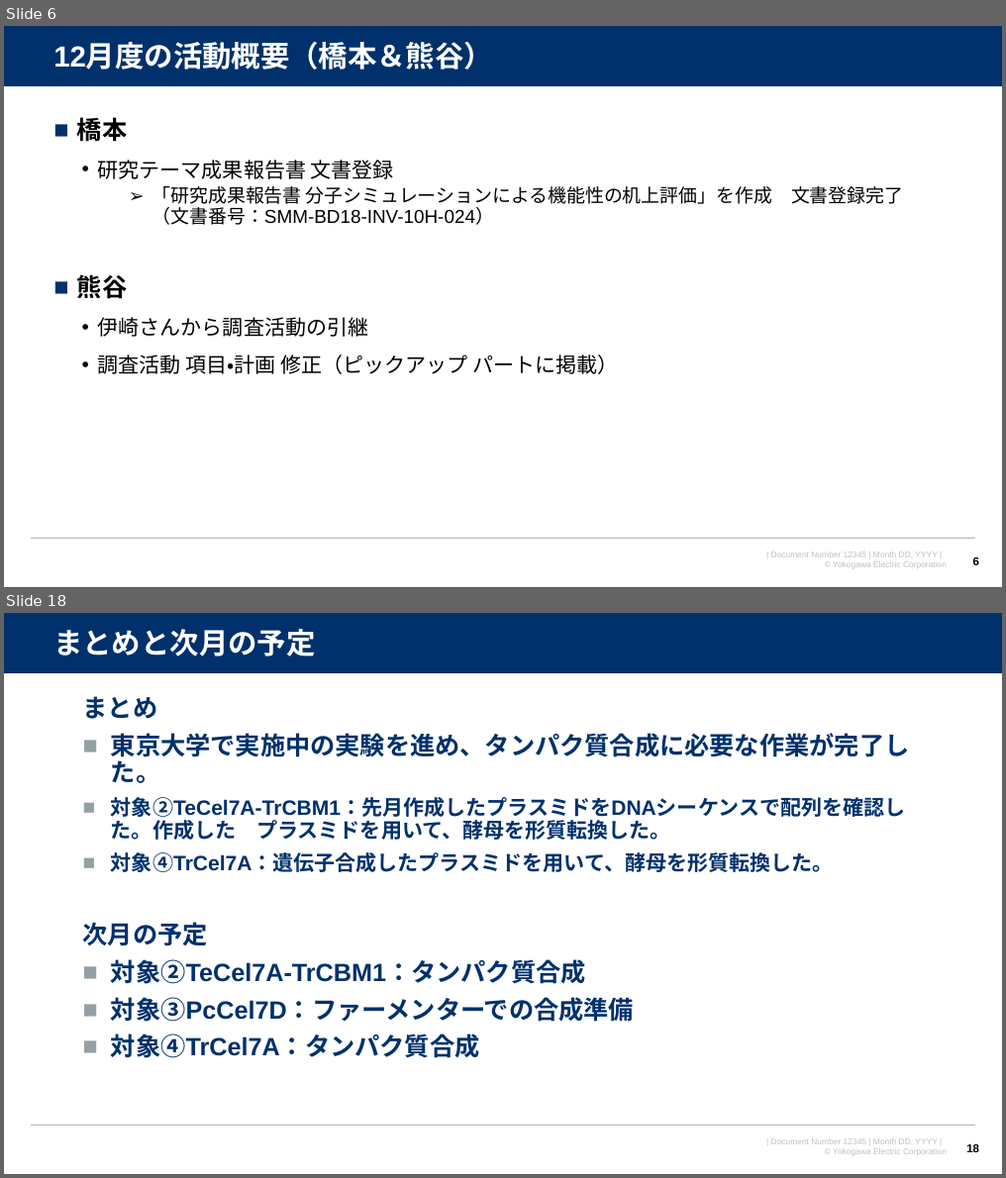
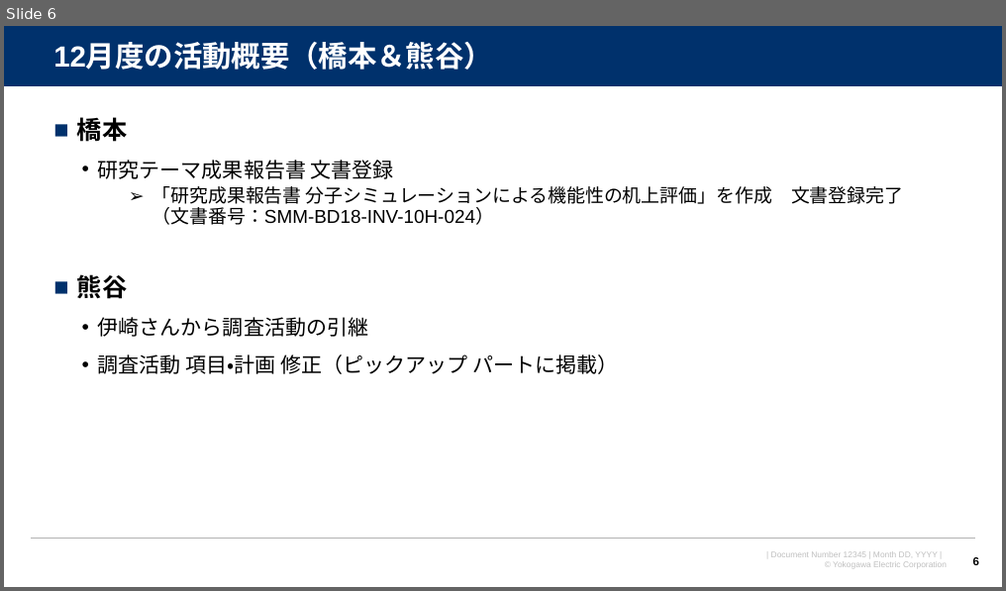
Before and after one commit to watarukumagai-git/denovo, a slide deck: survey_doc/2022年12月度月報_人工酵素設計.pptx. Shown one above the other, each under a label of ours: slides 6 and 18 before the commit, slide 6 after it; the slides between them are not shown. The pictures are 1006x1178 and 1006x591 pixels, drawn with LibreOffice and Linux fonts; fonts in the diff are those of the drawing; background and template pictures are left out. Boxes give left, top, right and bottom in pixels: in the first picture for what was removed or moved away, otherwise in the second. Text is boxed around its words. In the diff, an @@ line names an element or a change of style, - is before the commit and + after.

```diff
--- a/survey_doc/2022年12月度月報_人工酵素設計.pptx
+++ b/survey_doc/2022年12月度月報_人工酵素設計.pptx
@@ slide 18 removed at box(4, 613, 1002, 1174), background #FFFFFF; not listed: 4 template elements that a slide beside it also shows @@
@@ title removed at box(54, 629, 315, 657) @@
-まとめと次月の予定
@@ text removed at box(83, 696, 909, 1059) @@
-まとめ
-■ 東京大学で実施中の実験を進め、タンパク質合成に必要な作業が完了した。
-■ 対象②TeCel7A-TrCBM1：先月作成したプラスミドをDNAシーケンスで配列を確認した。作成した プラスミドを用いて、酵母を形質転換した。
-■ 対象④TrCel7A：遺伝子合成したプラスミドを用いて、酵母を形質転換した。
-次月の予定
-■ 対象②TeCel7A-TrCBM1：タンパク質合成
-■ 対象③PcCel7D：ファーメンターでの合成準備
-■ 対象④TrCel7A：タンパク質合成
@@ page number removed at box(966, 1145, 979, 1153) @@
-18
```
Also in this commit, not shown: 17 slides changed, 12 other slides removed.
